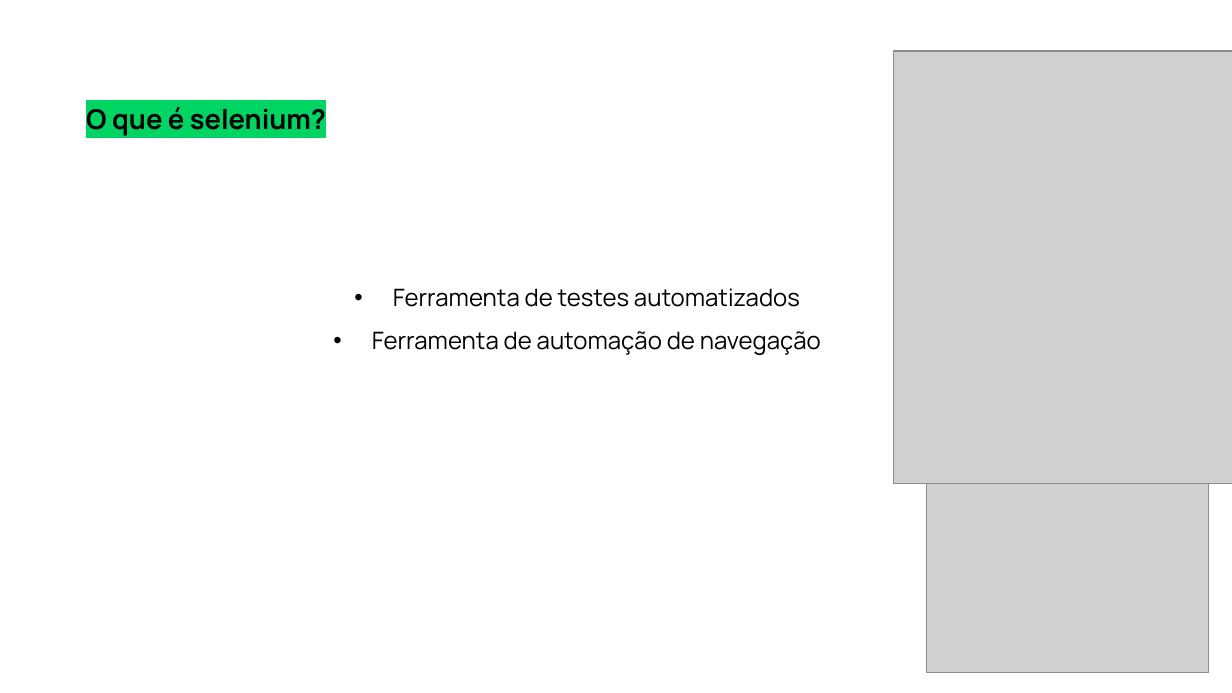
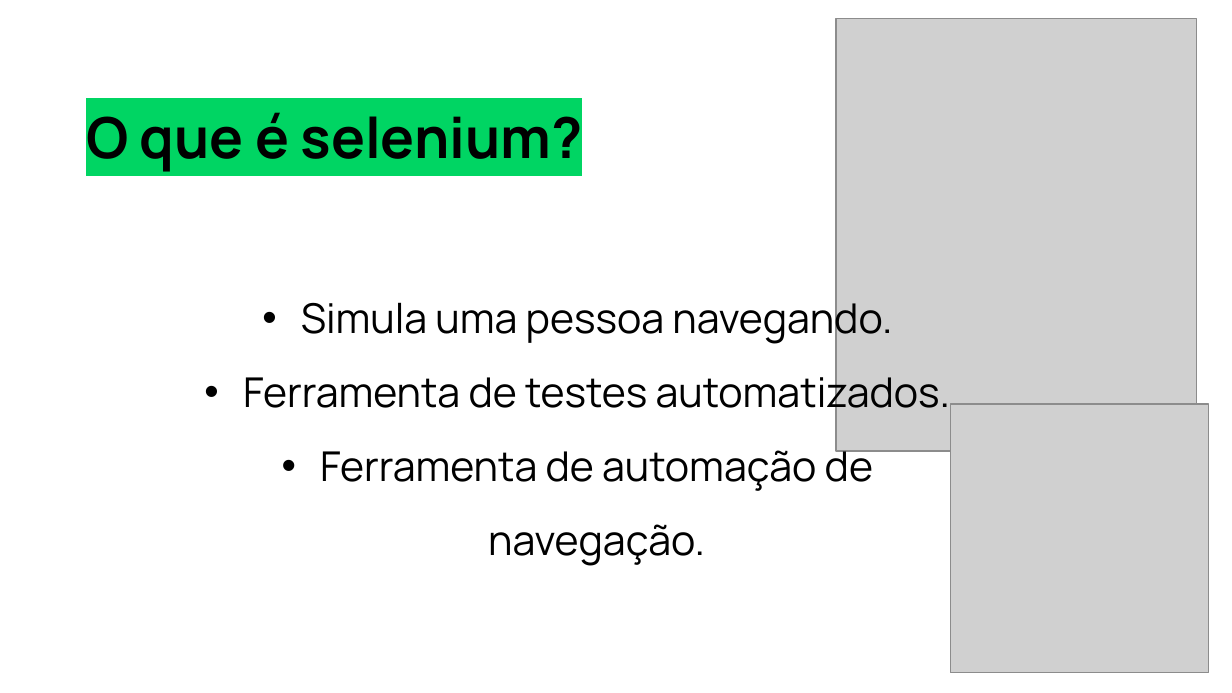
Before and after one commit to greghonox/TESTES-SELENIUM, a slide deck: slide 3 of selenium.pptx. Drawn at 1232x693 pixels with LibreOffice and Linux fonts; fonts in the diff are those of the drawing; grey boxes stand for pictures. Boxes give left, top, right and bottom in pixels: in the first picture for what was removed or moved away, otherwise in the second. Text is boxed around its words. In the diff, an @@ line names an element or a change of style, - is before the commit and + after.

Commit message:
Criando a Primeira forma de executar o selenium

```diff
--- a/selenium.pptx
+++ b/selenium.pptx
@@ picture: place and size @@
-picture at [893,51,1232,483]
+picture at [837,18,1198,451]
@@ text "O que é selenium?" at [86,112,582,172]: size 16 to 33 pt @@
@@ text at [243,295,950,566]: text changed; size 14 to 24 pt @@
-• Ferramenta de testes automatizados
-• Ferramenta de automação de navegação
+• Simula uma pessoa navegando.
+• Ferramenta de testes automatizados.
+• Ferramenta de automação de navegação.
@@ picture: place and size @@
-picture at [926,379,1209,674]
+picture at [950,404,1209,673]
```
Also in this commit, not shown: 4 other slides changed, 3 slides added, 1 other file.
